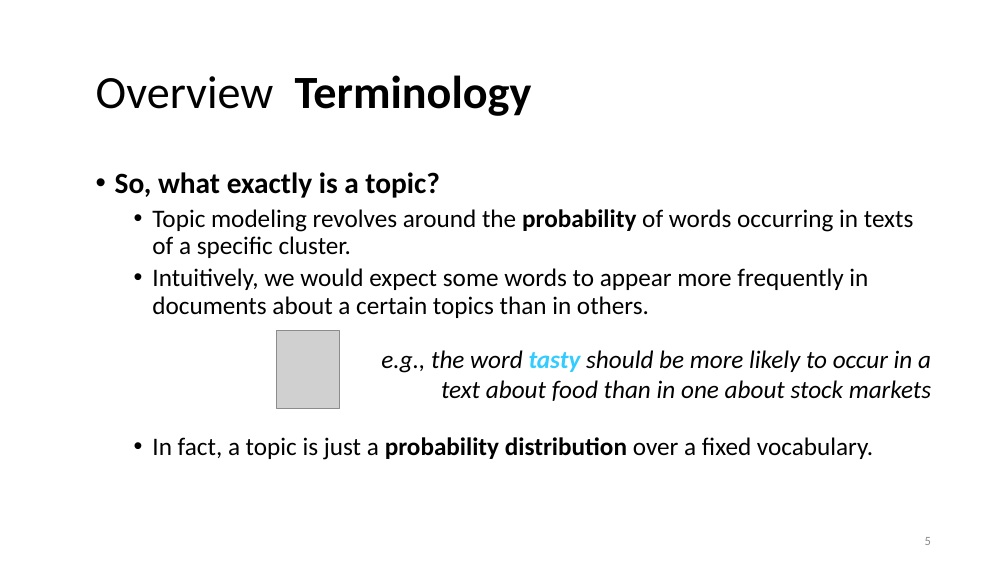
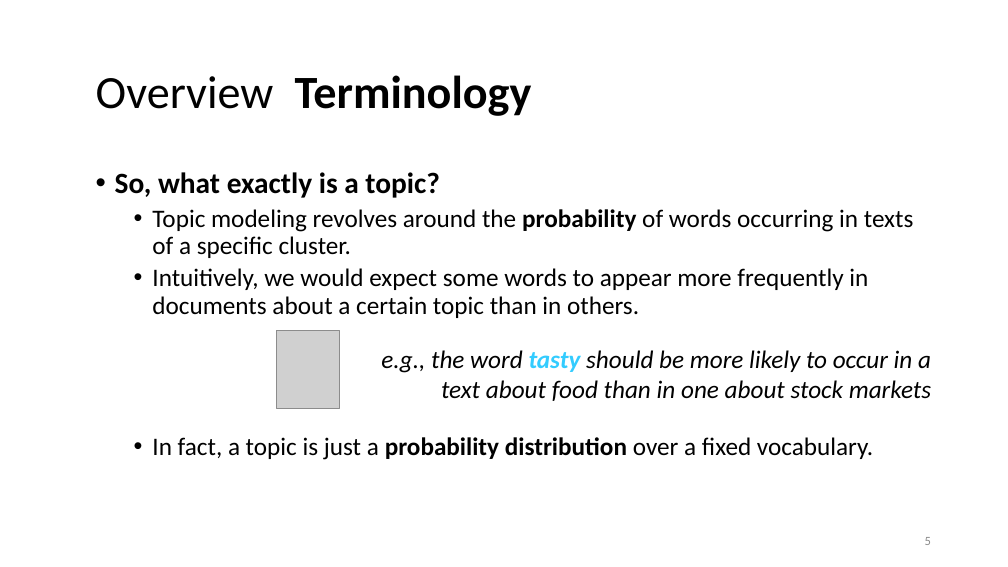
Before and after one commit to lisa-wm/consulting, a slide deck: slide 5 of 5_seminar/Contents_Part_02/slides/slides_II_2.pptx. Drawn at 1008x567 pixels with LibreOffice and Linux fonts; fonts in the diff are those of the drawing; grey boxes stand for pictures. Boxes give left, top, right and bottom in pixels: in the first picture for what was removed or moved away, otherwise in the second. Text is boxed around its words. In the diff, an @@ line names an element or a change of style, - is before the commit and + after.

```diff
--- a/5_seminar/Contents_Part_02/slides/slides_II_2.pptx
+++ b/5_seminar/Contents_Part_02/slides/slides_II_2.pptx
@@ text at (x1=152, y1=268, x2=868, y2=318): text changed @@
-  • Intuitively, we would expect some words to appear more frequently in documents about a certain topics than in others.
+  • Intuitively, we would expect some words to appear more frequently in documents about a certain topic than in others.
```
Also in this commit, not shown: 5 other slides changed, 1 slide added, 1 slide removed, 6 other files.
